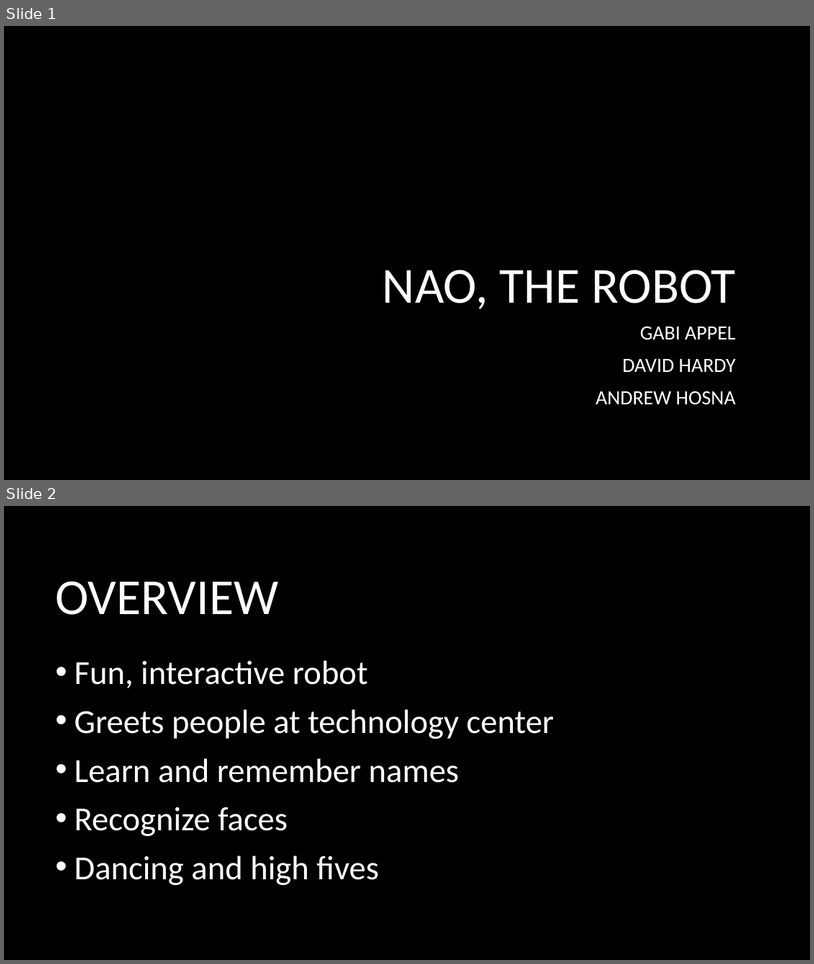
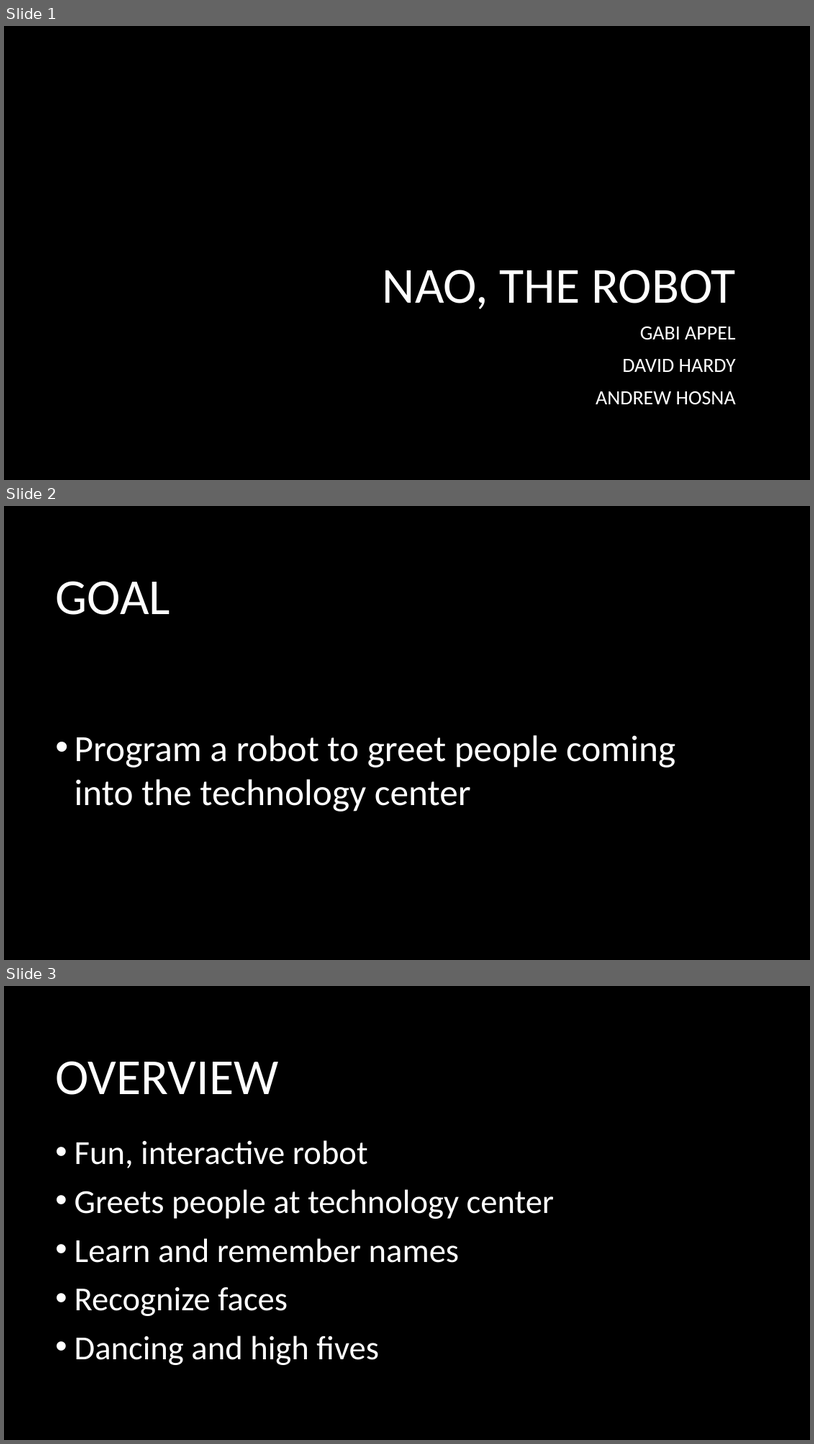
Before and after one commit to dvhar/robot, a slide deck: FinalPresentation.pptx. Shown one above the other, each under a label of ours: slides 1 and 2 before the commit, slides 1, 2 and 3 after it. The pictures are 814x964 and 814x1444 pixels, drawn with LibreOffice and Linux fonts; fonts in the diff are those of the drawing; background and template pictures are left out. Boxes give left, top, right and bottom in pixels: in the first picture for what was removed or moved away, otherwise in the second. Text is boxed around its words. In the diff, an @@ line names an element or a change of style, - is before the commit and + after.

Commit message:
added a slide

```diff
--- a/FinalPresentation.pptx
+++ b/FinalPresentation.pptx
@@ slide 2 added at box(4, 506, 810, 960), background picture (left out) @@
@@ title added at box(55, 581, 170, 615), 60 pt, text #FFFFFF @@
+GOAL
@@ text added at box(75, 735, 676, 811), 44 pt, text #FFFFFF @@
+• Program a robot to greet people coming into the technology center
@@ what was slide 2 is now slide 3 @@
```
